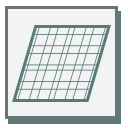
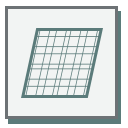
Layered file, before and after one edit (128×128). Changes by layer:
painted on "Shape 1 copy 4" over [17,27,106,101]
painted on "Shape 1 copy 3" over [14,34,108,101]
painted on "Rectangle 2" over [12,25,111,102]
